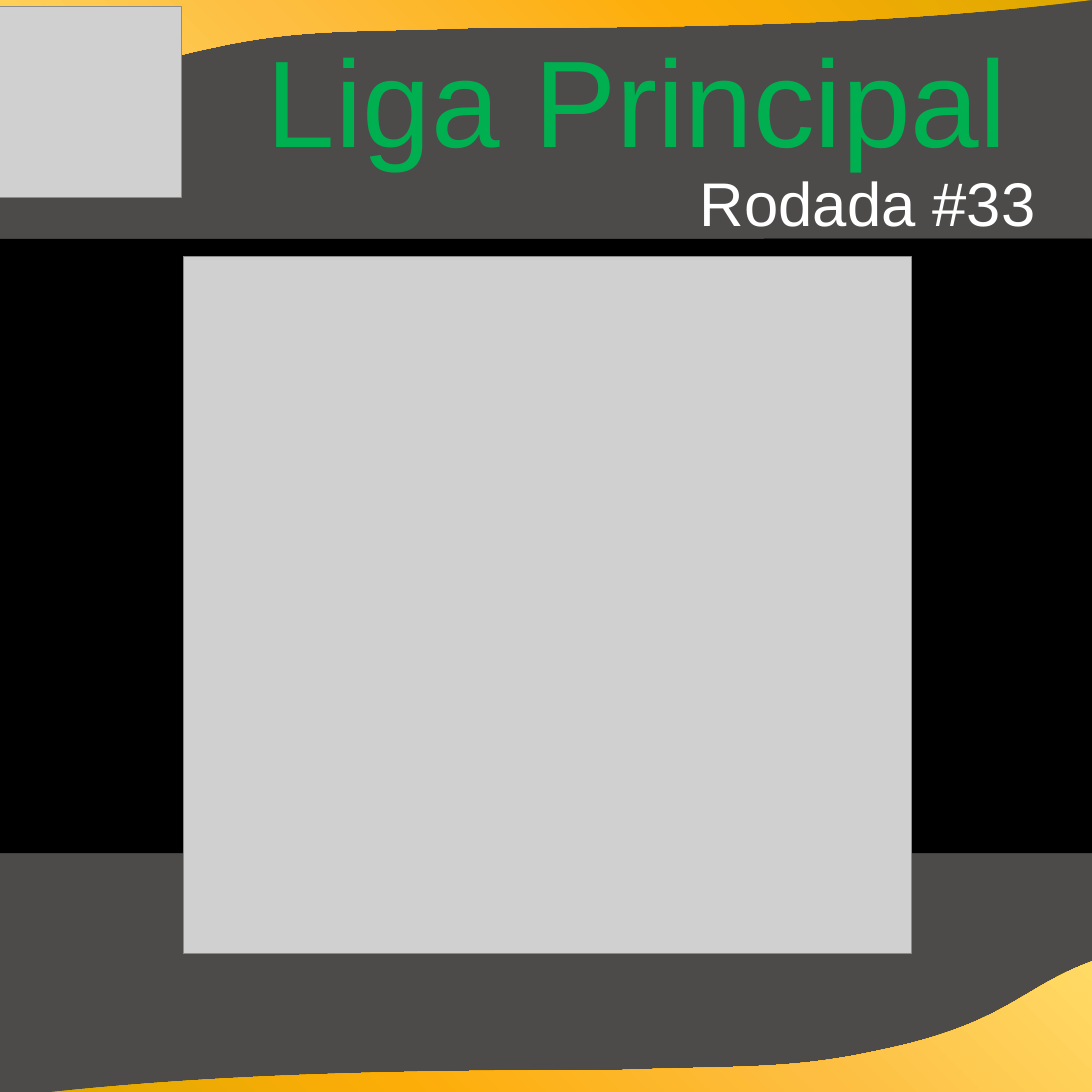
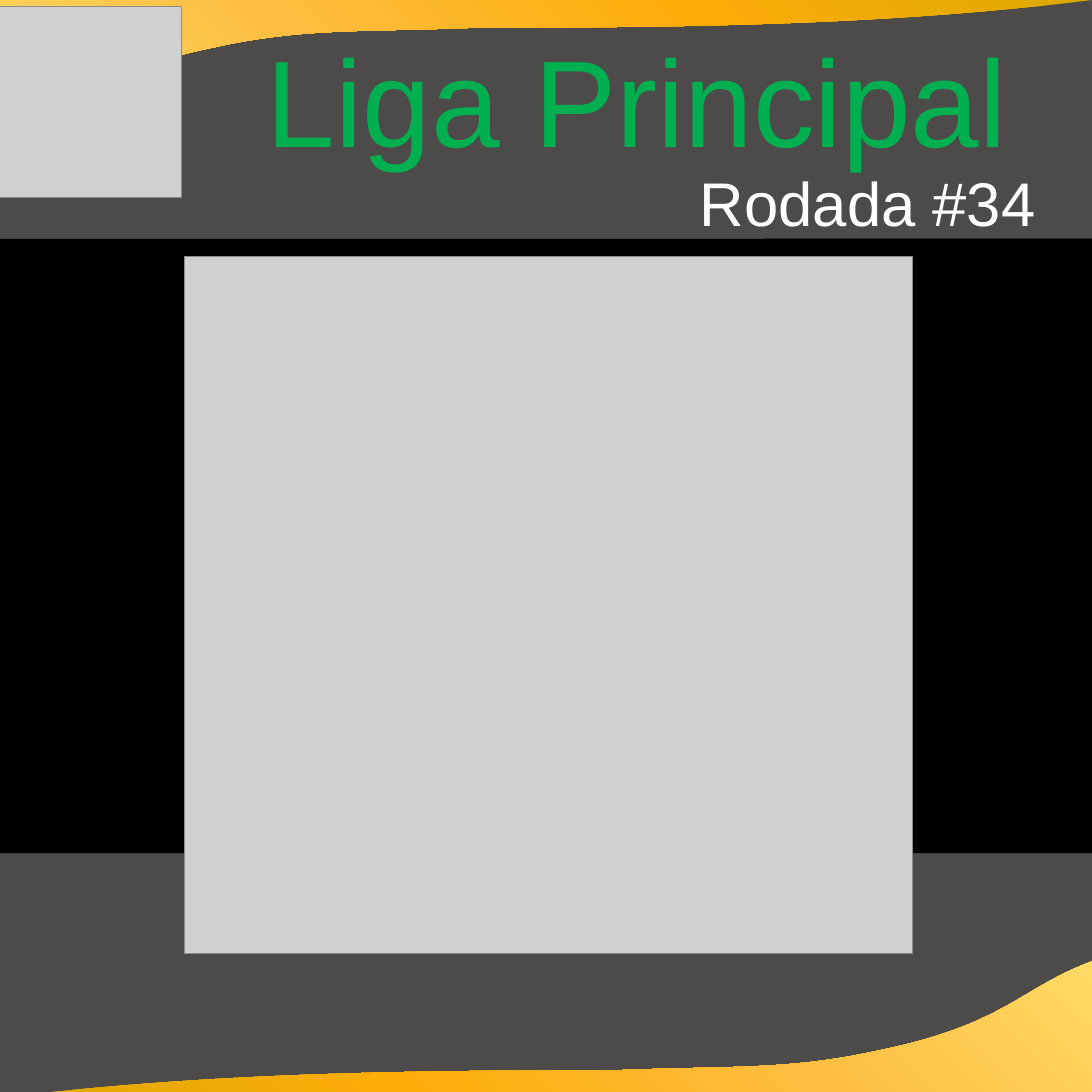
Before and after one commit to cknakayama/automacao_ligaroletarussa2021, a slide deck: slide 2 of Informativos.pptx. Drawn at 1092x1092 pixels with LibreOffice and Linux fonts; fonts in the diff are those of the drawing; grey boxes stand for pictures; background and template pictures are left out. Boxes give left, top, right and bottom in pixels: in the first picture for what was removed or moved away, otherwise in the second. Text is boxed around its words. In the diff, an @@ line names an element or a change of style, - is before the commit and + after.

Commit message:
rodada 34

```diff
--- a/Informativos.pptx
+++ b/Informativos.pptx
@@ text at <box>700,181,1036,227</box>: text changed @@
-Rodada #33
+Rodada #34
```
Also in this commit, not shown: 3 other slides changed, 3 other files.
